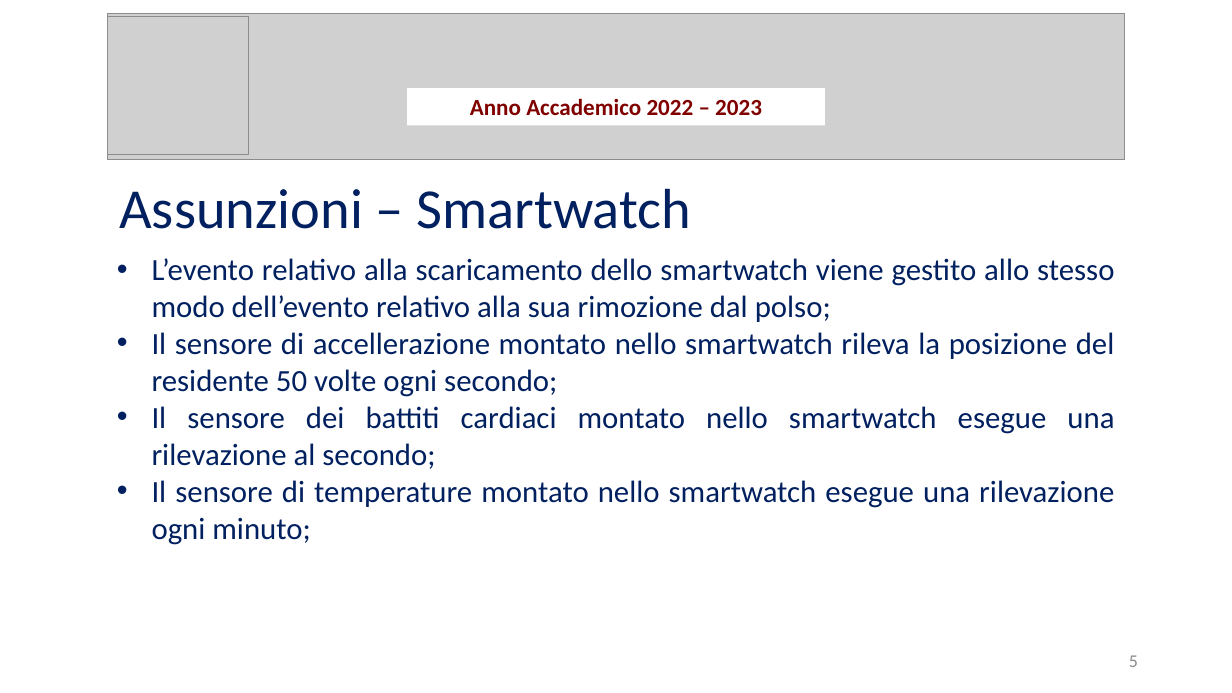
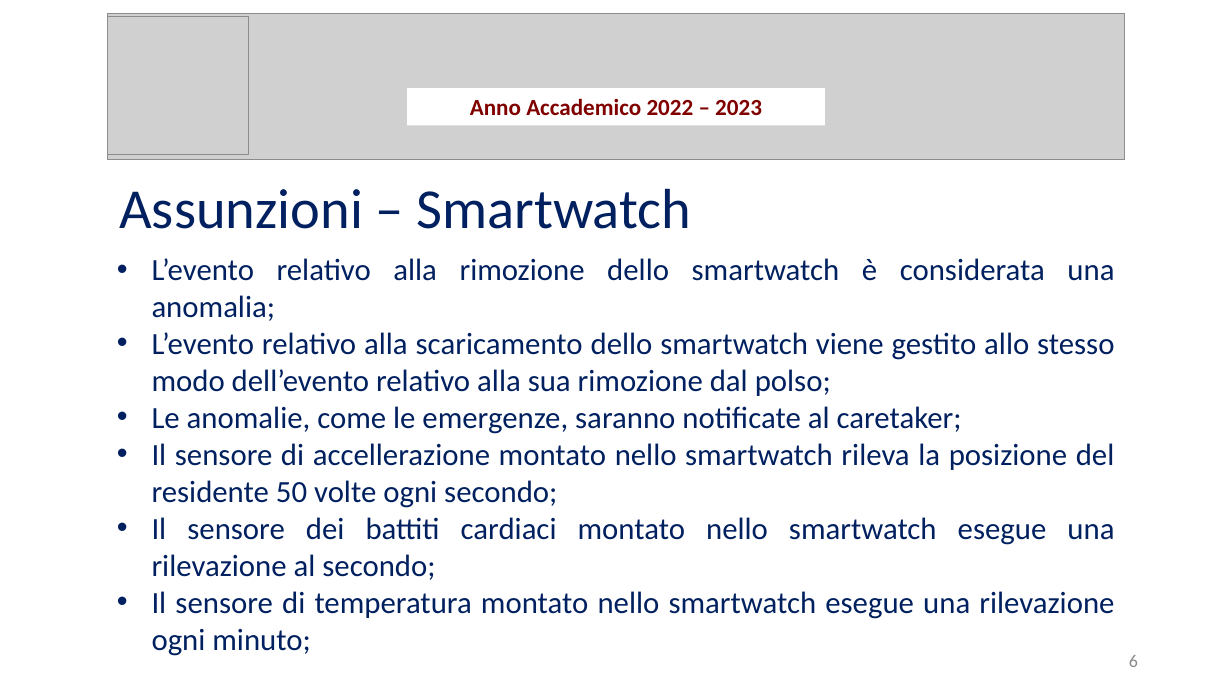
Before and after one commit to Wonderjack996/unimib-software-architecture, a slide deck: slide 6 of Progetto/Presentazione.pptx (slide 5 before the commit). Drawn at 1232x693 pixels with LibreOffice and Linux fonts; fonts in the diff are those of the drawing; grey boxes stand for pictures. Boxes give left, top, right and bottom in pixels: in the first picture for what was removed or moved away, otherwise in the second. Text is boxed around its words. In the diff, an @@ line names an element or a change of style, - is before the commit and + after.

```diff
--- a/Progetto/Presentazione.pptx
+++ b/Progetto/Presentazione.pptx
@@ text at (x1=152, y1=258, x2=1114, y2=321): paragraph added @@
+• L’evento relativo alla rimozione dello smartwatch è considerata una anomalia;
@@ text at (x1=152, y1=406, x2=962, y2=434): paragraph added @@
+• Le anomalie, come le emergenze, saranno notificate al caretaker;
@@ text at (x1=152, y1=591, x2=1114, y2=656): text changed @@
-• Il sensore di temperature montato nello smartwatch esegue una rilevazione ogni minuto;
+• Il sensore di temperatura montato nello smartwatch esegue una rilevazione ogni minuto;
@@ page number at (x1=1129, y1=655, x2=1138, y2=667): text changed @@
-5
+6
```
Also in this commit, not shown: 2 other slides changed, 1 slide added, 4 other files.
